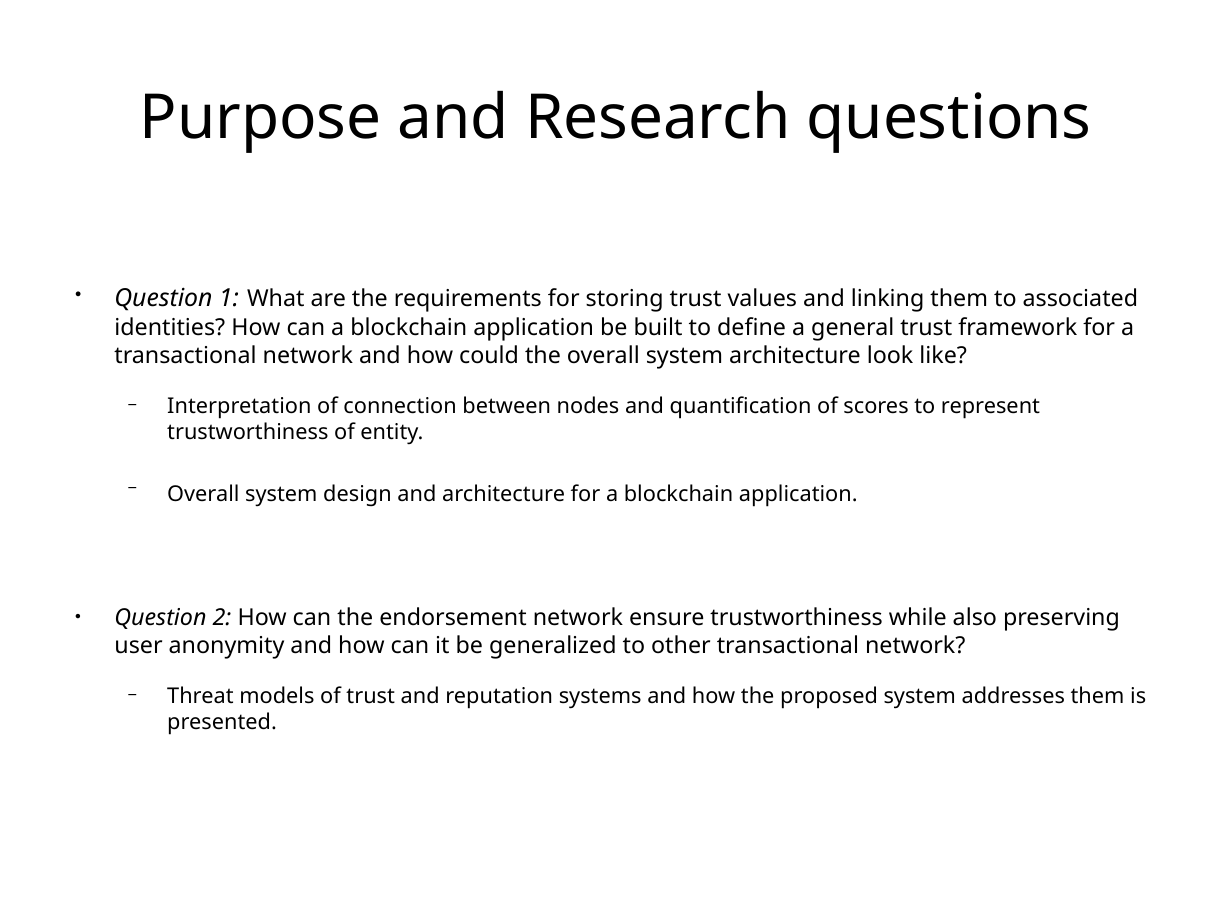
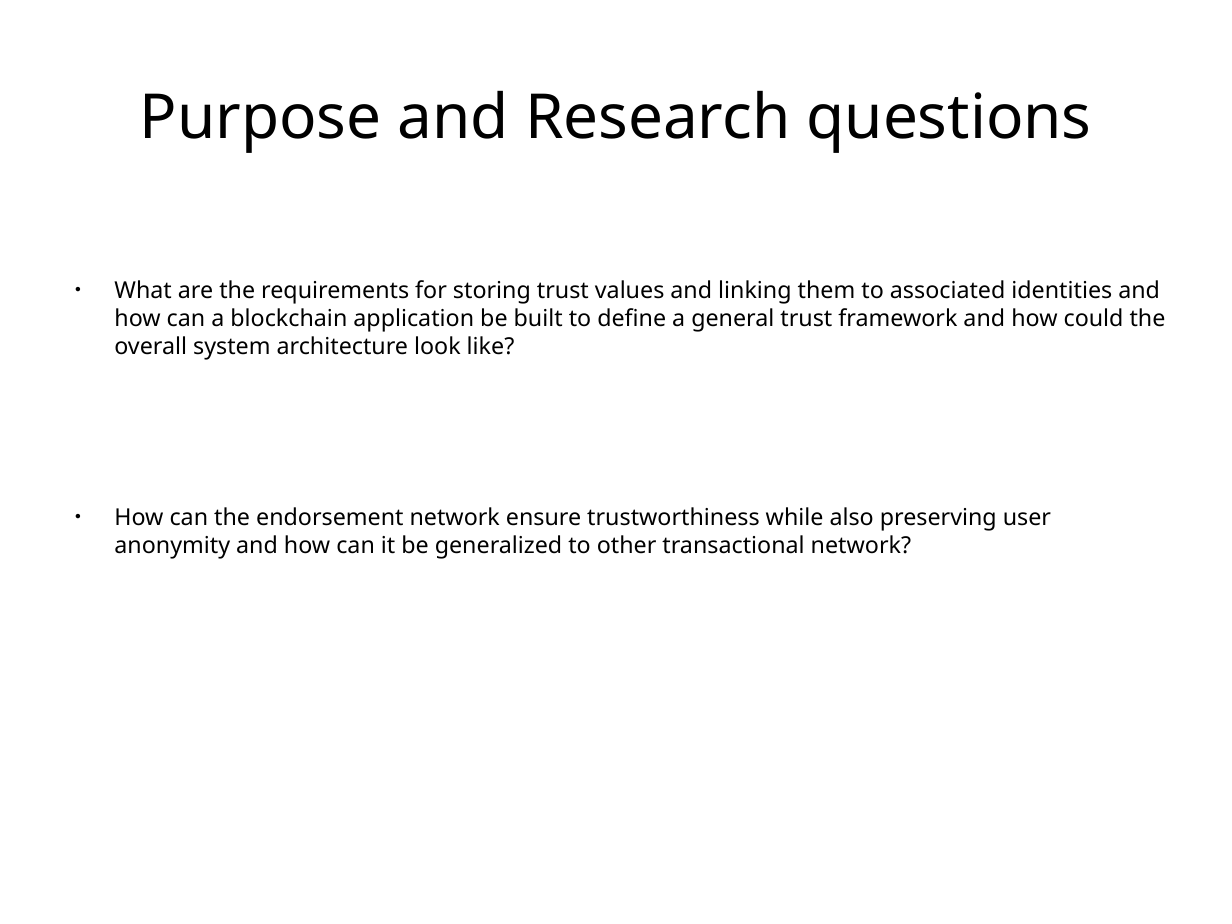
Before and after one commit to s2-t2/blockchain_reputation_system, a slide deck: slide 6 of documents/Presentation/Presentationv1.odp (slide 7 before the commit). Drawn at 1232x924 pixels with LibreOffice and Linux fonts; fonts in the diff are those of the drawing. Boxes give left, top, right and bottom in pixels: in the first picture for what was removed or moved away, otherwise in the second. Text is boxed around its words. In the diff, an @@ line names an element or a change of style, - is before the commit and + after.

```diff
--- a/documents/Presentation/Presentationv1.odp
+++ b/documents/Presentation/Presentationv1.odp
@@ text at [114,280,1166,559]: text changed @@
-● Question 1: What are the requirements for storing trust values and linking them to associated identities? How can a blockchain application be built to define a general trust framework for a transactional network and how could the overall system architecture look like?
-  − Interpretation of connection between nodes and quantification of scores to represent trustworthiness of entity.
-  − Overall system design and architecture for a blockchain application.
-● Question 2: How can the endorsement network ensure trustworthiness while also preserving user anonymity and how can it be generalized to other transactional network?
-  − Threat models of trust and reputation systems and how the proposed system addresses them is presented.
+● What are the requirements for storing trust values and linking them to associated identities and how can a blockchain application be built to define a general trust framework and how could the overall system architecture look like?
+● How can the endorsement network ensure trustworthiness while also preserving user anonymity and how can it be generalized to other transactional network?
```
Also in this commit, not shown: 19 other slides changed, 14 slides added, 21 slides removed, 10 other files.
